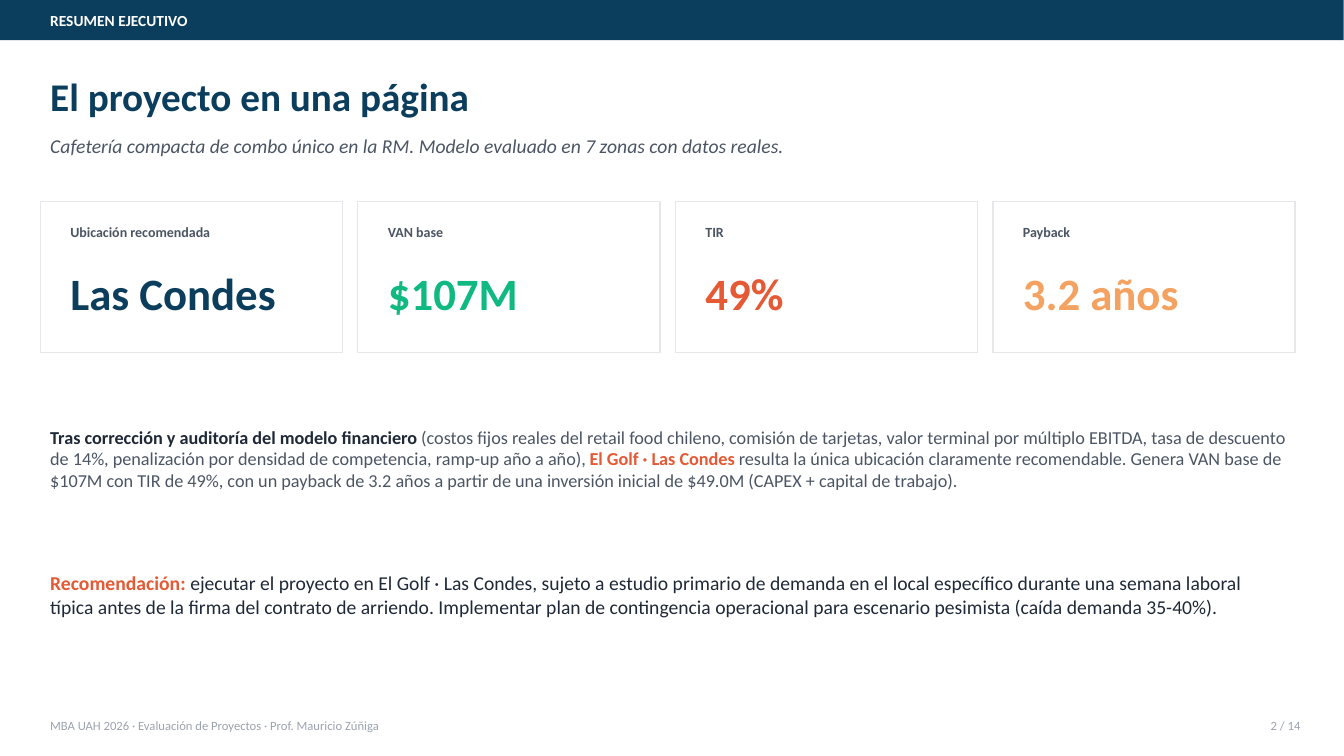
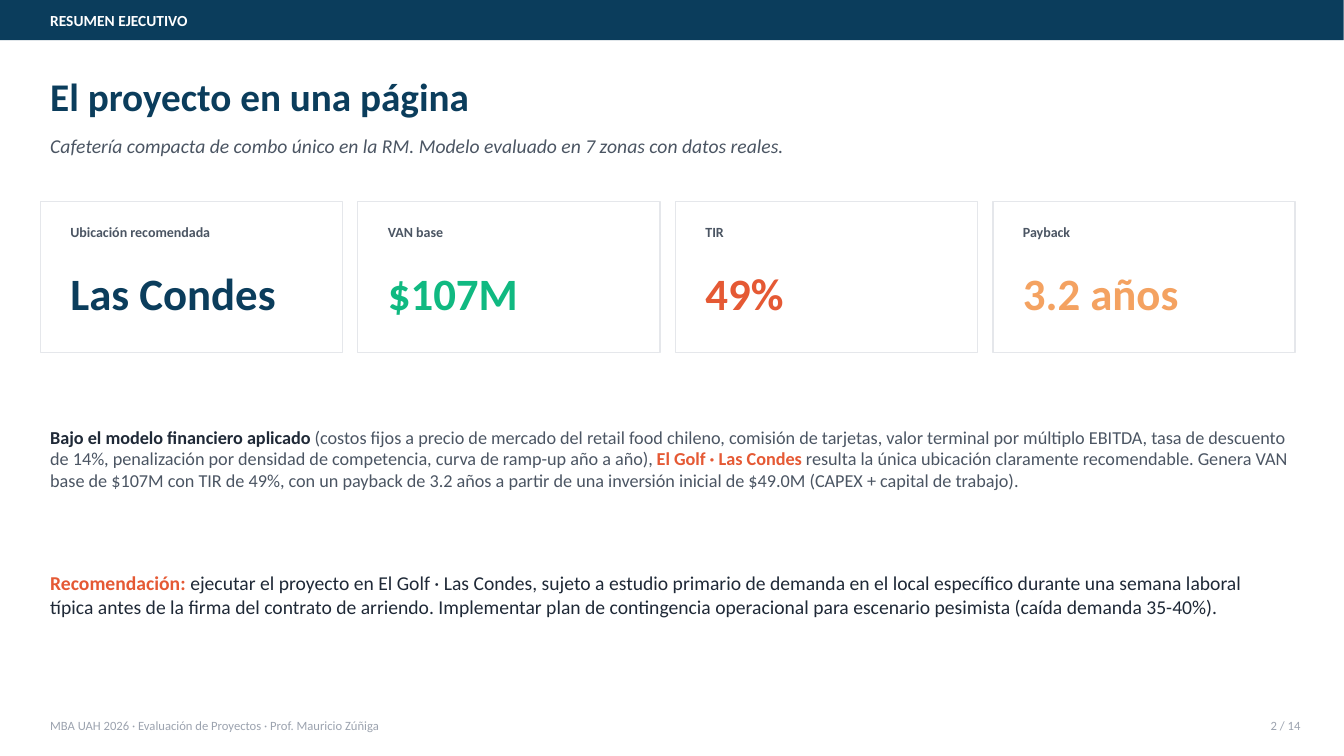
Before and after one commit to mat1dtsc/agente-evaluacion-proyectos, a slide deck: slide 2 of public/exports/Pitch_Cafe_Combo_RM.pptx. Drawn at 1344x756 pixels with LibreOffice and Linux fonts; fonts in the diff are those of the drawing. Boxes give left, top, right and bottom in pixels: in the first picture for what was removed or moved away, otherwise in the second. Text is boxed around its words. In the diff, an @@ line names an element or a change of style, - is before the commit and + after.

```diff
--- a/public/exports/Pitch_Cafe_Combo_RM.pptx
+++ b/public/exports/Pitch_Cafe_Combo_RM.pptx
@@ text at bbox=[50, 431, 1288, 490]: text changed @@
-Tras corrección y auditoría del modelo financiero (costos fijos reales del retail food chileno, comisión de tarjetas, valor terminal por múltiplo EBITDA, tasa de descuento de 14%, penalización por densidad de competencia, ramp-up año a año), El Golf · Las Condes resulta la única ubicación claramente recomendable. Genera VAN base de $107M con TIR de 49%, con un payback de 3.2 años a partir de una inversión inicial de $49.0M (CAPEX + capital de trabajo).
+Bajo el modelo financiero aplicado (costos fijos a precio de mercado del retail food chileno, comisión de tarjetas, valor terminal por múltiplo EBITDA, tasa de descuento de 14%, penalización por densidad de competencia, curva de ramp-up año a año), El Golf · Las Condes resulta la única ubicación claramente recomendable. Genera VAN base de $107M con TIR de 49%, con un payback de 3.2 años a partir de una inversión inicial de $49.0M (CAPEX + capital de trabajo).
```
Also in this commit, not shown: 1 other slide changed, 7 other files.
